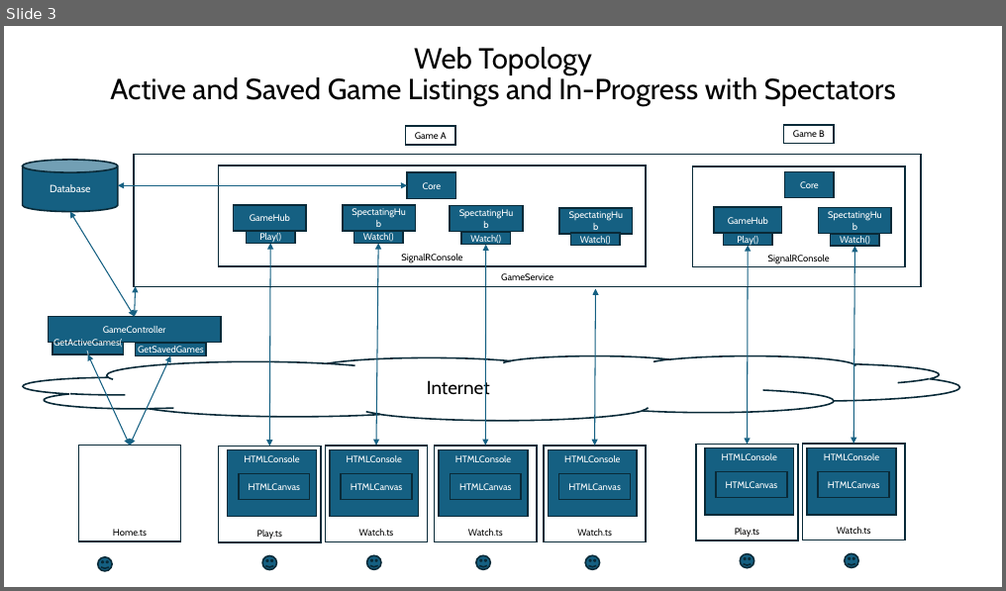
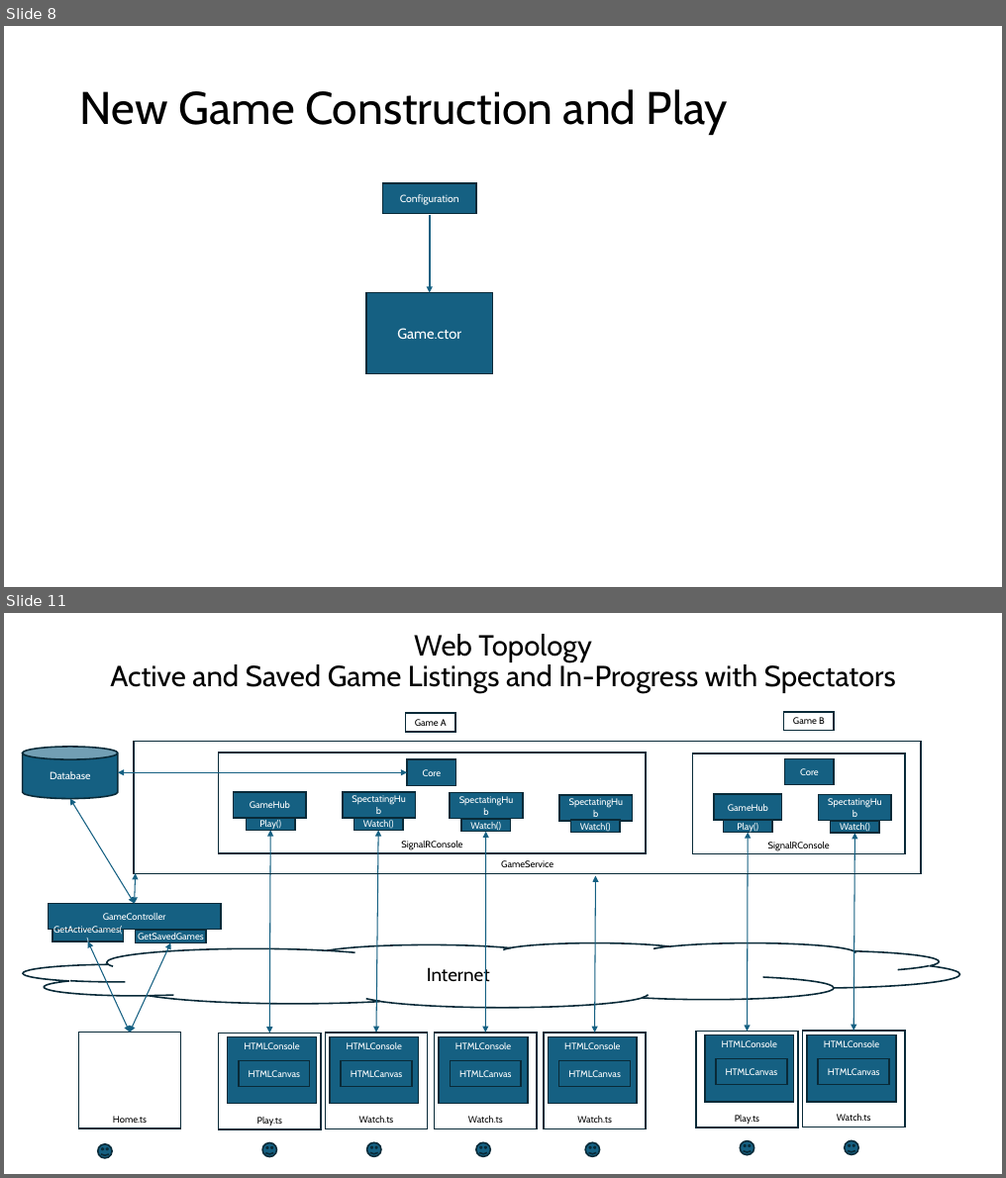
Before and after one commit to marcjohnston/AngbandOS, a slide deck: Documents/Object Property Design and Binding.pptx. Shown one above the other, each under a label of ours: slide 3 before the commit, slides 8 and 11 after it; the slides between them are not shown. The pictures are 1006x591 and 1006x1178 pixels, drawn with LibreOffice and Linux fonts; fonts in the diff are those of the drawing. Boxes give left, top, right and bottom in pixels: in the first picture for what was removed or moved away, otherwise in the second. Text is boxed around its words. In the diff, an @@ line names an element or a change of style, - is before the commit and + after.

```diff
--- a/Documents/Object Property Design and Binding.pptx
+++ b/Documents/Object Property Design and Binding.pptx
@@ slide 8 added at (4, 26, 1002, 587), background #FFFFFF @@
@@ title added at (80, 89, 728, 135), 44 pt, text #000000 @@
+New Game Construction and Play
@@ rectangle added at (383, 183, 476, 213), fill #156082, outline #092A39 1.5 pt, 10 pt, text #FFFFFF @@
+Configuration
@@ arrow added from (430, 215) to (430, 293), #156082 1.5 pt @@
@@ rectangle added at (366, 293, 493, 374), fill #156082, outline #092A39 1.5 pt, 14 pt, text #FFFFFF @@
+Game.ctor
@@ what was slide 3 is now slide 11 @@
```
Also in this commit, not shown: 7 other slides added, 1 other file.
